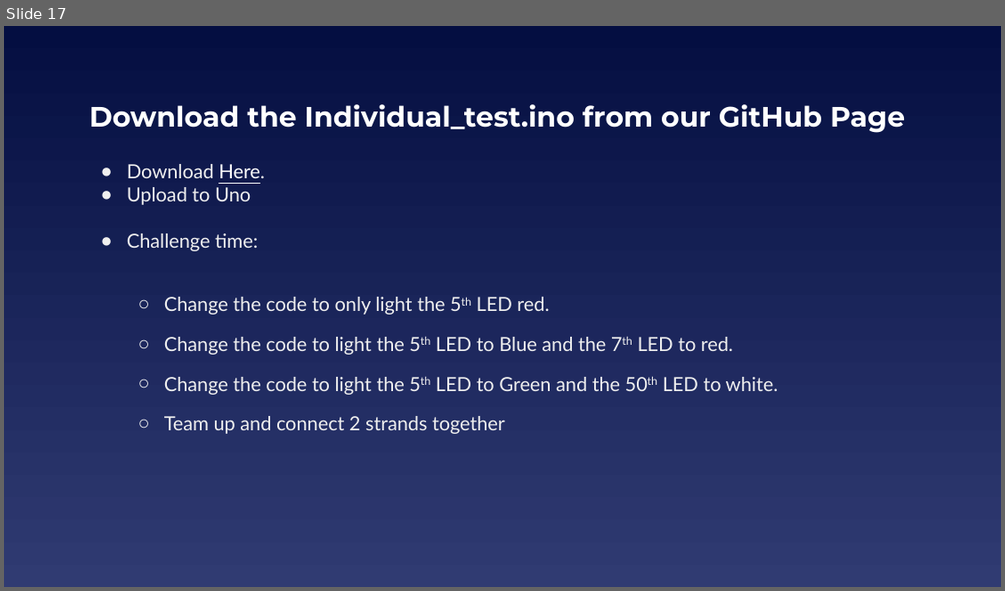
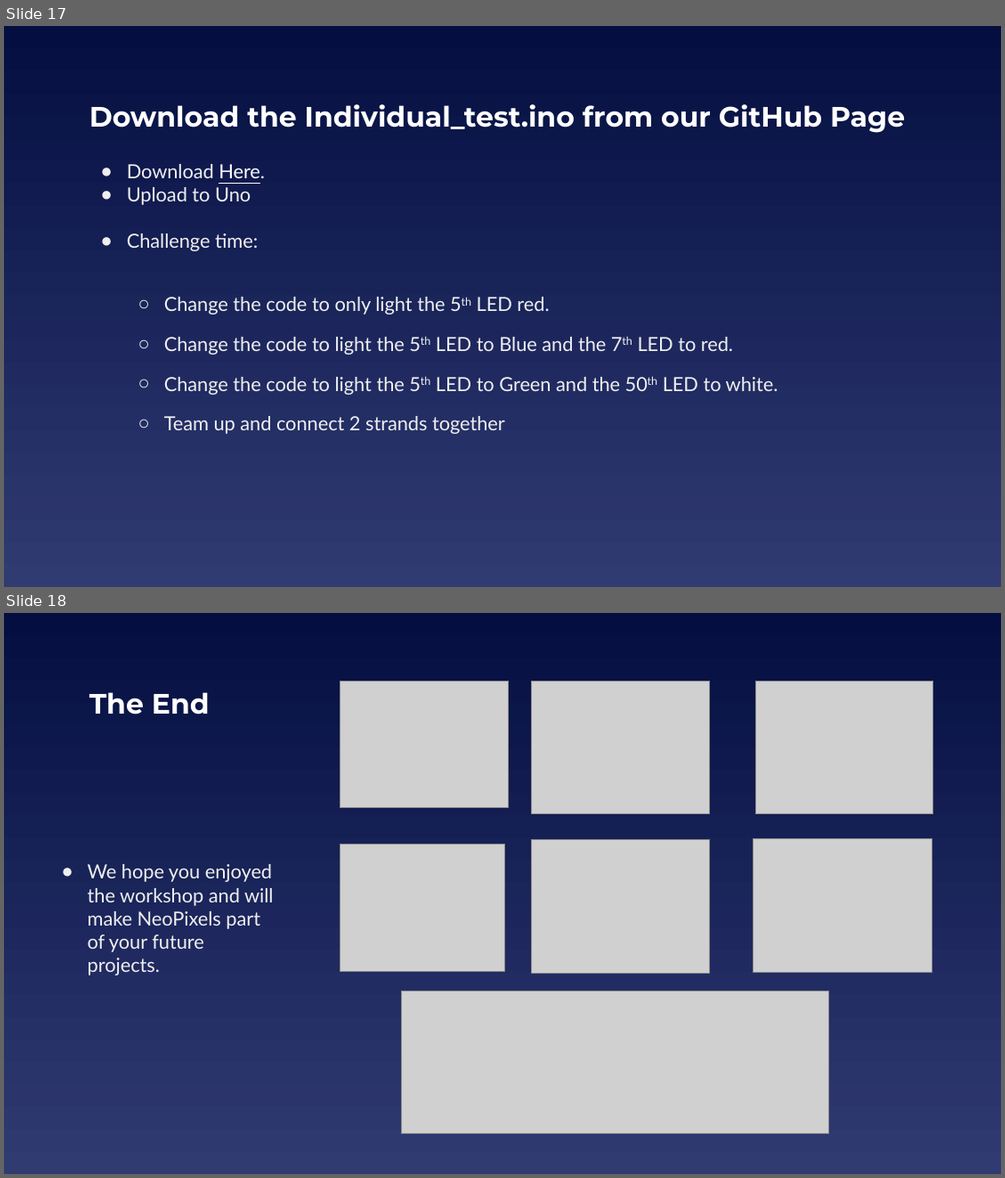
Before and after one commit to EELabMan/NeoPixels, a slide deck: NeoPixels.pptx. Shown one above the other, each under a label of ours: slide 17 before the commit, slides 17 and 18 after it. The pictures are 1005x591 and 1005x1178 pixels, drawn with LibreOffice and Linux fonts; fonts in the diff are those of the drawing; grey boxes stand for pictures. Boxes give left, top, right and bottom in pixels: in the first picture for what was removed or moved away, otherwise in the second. Text is boxed around its words. In the diff, an @@ line names an element or a change of style, - is before the commit and + after.

```diff
--- a/NeoPixels.pptx
+++ b/NeoPixels.pptx
@@ slide 18 added at [4,613,1001,1174], background gradient #040E41 to #303B72 @@
@@ title added at [89,692,210,714], 27 pt, text #FFFFFF, bold @@
+The End
@@ picture added at [340,681,509,807] @@
@@ picture added at [532,681,710,814] @@
@@ picture added at [755,681,933,814] @@
@@ picture added at [340,844,505,971] @@
@@ picture added at [532,840,710,973] @@
@@ picture added at [753,838,932,972] @@
@@ text added at [88,864,274,975], 18.7 pt, text #EFEFEF @@
+● We hope you enjoyed the workshop and will make NeoPixels part of your future projects.
@@ picture added at [401,990,829,1134] @@
```
Also in this commit, not shown: 5 slides changed, 1 slide removed.
